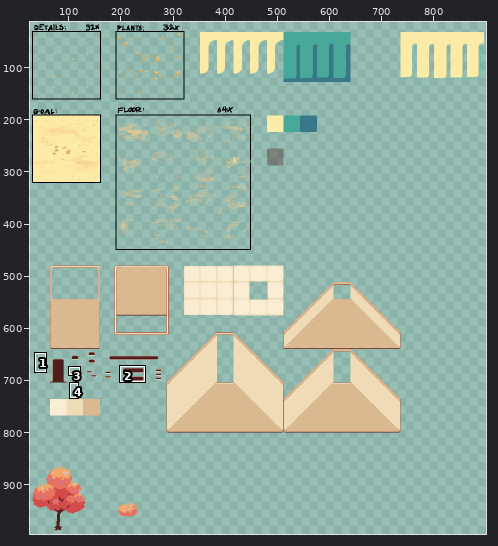
Edited in one commit: pixel-art file (assets/ase/tilemap.aseprite). Above: a wide view before the commit, with the close-up outlined.
Close-up. Before the commit:
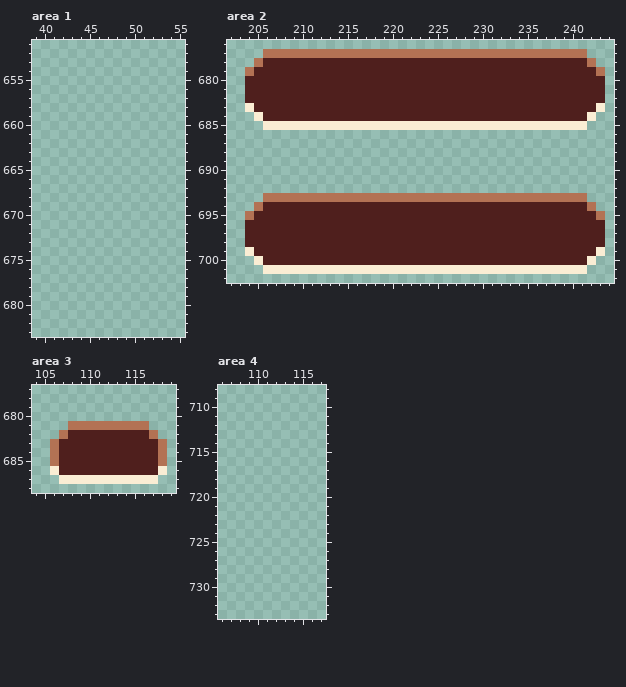
1024x1024 pixels, 1 frame. Shown: area 1: x 39..55, y 651..683; area 2: x 202..244, y 676..702; area 3: x 104..119, y 677..688; area 4: x 106..117, y 708..733. The wide view leaves out empty margins. The commit also changed other parts of the picture, which this record leaves out.
The result:
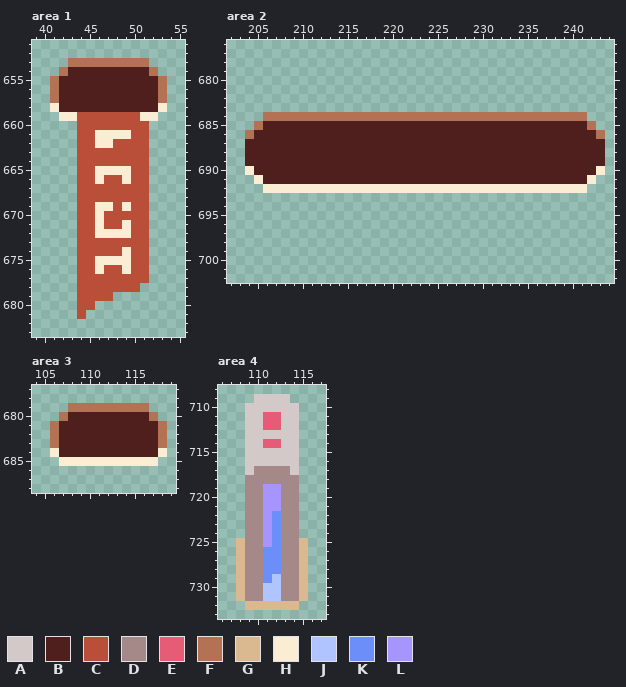
Palette (. is transparent): A #d3c9c9  B #4f1f1d  C #b94f38  D #a58888  E #e65c76  F #b37254  G #dab991  H #faedd4  J #b0c4ff  K #6b8ef8  L #a795ff
Diff:
layer "TM/struct TM" now hidden
layer "TM/struct TM2" added
Changed rows in their new state; - is an unchanged pixel.
Area 1, layer "TM/struct TM2":
first column x 41:
653 --FFFFFFFFF--
654 -FBBBBBBBBBF-
655 FBBBBBBBBBBBF
656 FBBBBBBBBBBBF
657 FBBBBBBBBBBBF
658 HBBBBBBBBBBBH
659 -HHCCCCCCCHH-
660 ---CCCCCCCC--
661 ---CCHHHHCC--
662 ---CCHHCCCC--
663 ---CCCCCCCC--
664 ---CCCCCCCC--
665 ---CCHHHHCC--
666 ---CCHCCHCC--
667 ---CCCCCCCC--
668 ---CCCCCCCC--
669 ---CCHHCHCC--
670 ---CCHCCCCC--
671 ---CCHCCHCC--
672 ---CCHHHHCC--
673 ---CCCCCCCC--
674 ---CCCCCHCC--
675 ---CCHHHHCC--
676 ---CCHCCHCC--
677 ---CCCCCCCC--
678 ---CCCCCCC---
679 ---CCCC------
680 ---CC--------
681 ---C---------
Area 2:
first column x 204:
677 --....................................--
678 -......................................-
679 ........................................
680 ........................................
681 ........................................
682 ........................................
683 ........................................
684 -.FFFFFFFFFFFFFFFFFFFFFFFFFFFFFFFFFFFF.-
685 -FBBBBBBBBBBBBBBBBBBBBBBBBBBBBBBBBBBBBF-
686 FBBBBBBBBBBBBBBBBBBBBBBBBBBBBBBBBBBBBBBF
687 BBBBBBBBBBBBBBBBBBBBBBBBBBBBBBBBBBBBBBBB
688 BBBBBBBBBBBBBBBBBBBBBBBBBBBBBBBBBBBBBBBB
689 BBBBBBBBBBBBBBBBBBBBBBBBBBBBBBBBBBBBBBBB
690 HBBBBBBBBBBBBBBBBBBBBBBBBBBBBBBBBBBBBBBH
691 -HBBBBBBBBBBBBBBBBBBBBBBBBBBBBBBBBBBBBH-
692 --HHHHHHHHHHHHHHHHHHHHHHHHHHHHHHHHHHHH--
693 --....................................--
694 -......................................-
695 ........................................
696 ........................................
697 ........................................
698 ........................................
699 ........................................
700 -......................................-
701 --....................................--
Area 3:
first column x 106:
679 --FFFFFFFFF--
680 -FBBBBBBBBBF-
681 FBBBBBBBBBBBF
682 FB---------BF
684 H-----------H
685 .HHHHHHHHHHH.
686 .............
687 -...........-
Area 4, layer "TM/struct TM2":
first column x 108:
709 --AAAA--
710 -AAAAAA-
711 -AAEEAA-
712 -AAEEAA-
713 -AAAAAA-
714 -AAEEAA-
715 -AAAAAA-
716 -AAAAAA-
717 -ADDDDA-
718 -DDDDDD-
719 -DDLLDD-
720 -DDLLDD-
721 -DDLLDD-
722 -DDLKDD-
723 -DDLKDD-
724 -DDLKDD-
725 GDDLKDDG
726 GDDKKDDG
727 GDDKKDDG
728 GDDKKDDG
729 GDDKJDDG
730 GDDJJDDG
731 GDDJJDDG
732 -GGGGGG-
Where, in picture pixels (left, top, right, bottom), the same in both close-ups:
added: (50, 58, 167, 319)
changed: (245, 49, 605, 274)
changed: (50, 403, 167, 484)
added: (236, 394, 308, 610)
